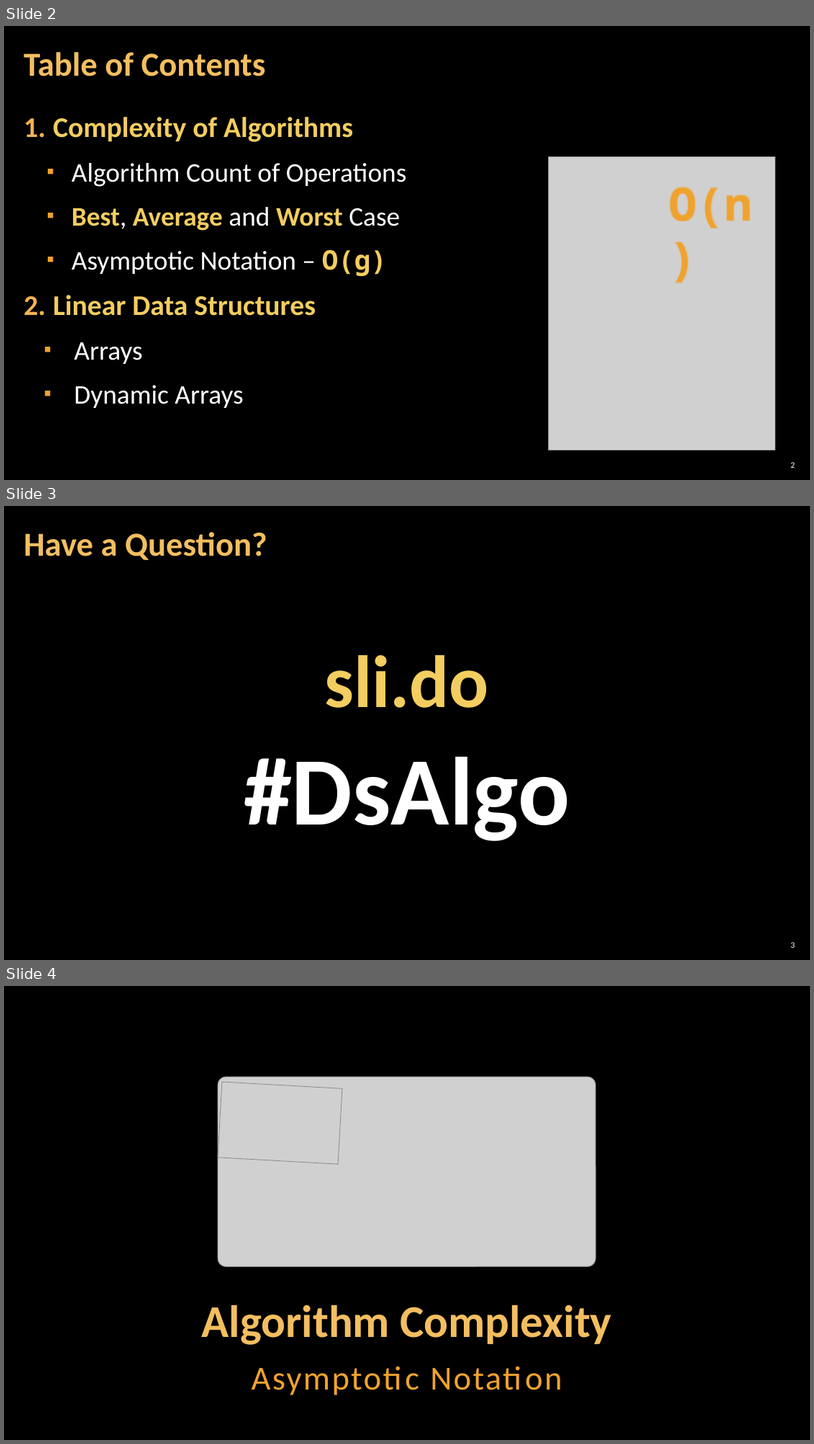
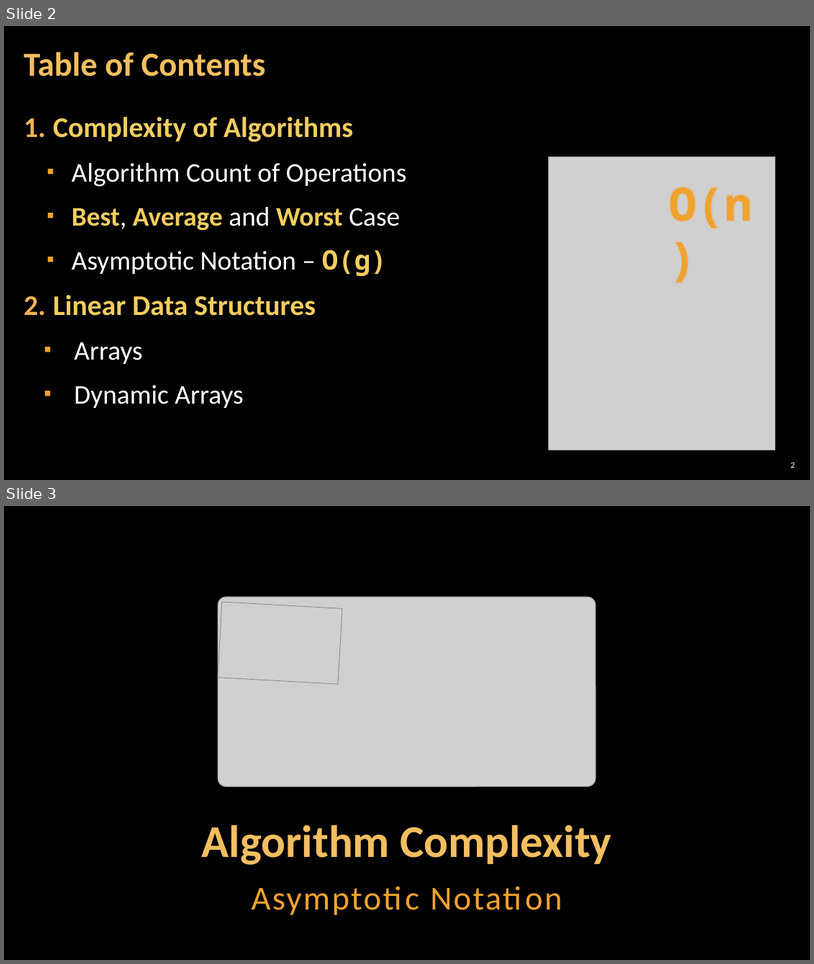
Before and after one commit to tormibg/SoftUni, a slide deck: Exercise/Data Structures/01.Linear_Lists/01. Data-Structures-Linear-DS-Lists-and-Complexity.pptx. Shown one above the other, each under a label of ours: slides 2, 3 and 4 before the commit, slides 2 and 3 after it. The pictures are 814x1444 and 814x964 pixels, drawn with LibreOffice and Linux fonts; fonts in the diff are those of the drawing; grey boxes stand for pictures; background and template pictures are left out. Boxes give left, top, right and bottom in pixels: in the first picture for what was removed or moved away, otherwise in the second. Text is boxed around its words. In the diff, an @@ line names an element or a change of style, - is before the commit and + after.

```diff
--- a/Exercise/Data Structures/01.Linear_Lists/01. Data-Structures-Linear-DS-Lists-and-Complexity.pptx
+++ b/Exercise/Data Structures/01.Linear_Lists/01. Data-Structures-Linear-DS-Lists-and-Complexity.pptx
@@ slide 3 removed at [4,506,810,960], background picture (left out) @@
@@ title removed at [23,532,268,560] @@
-Have a Question?
@@ text removed at [244,655,570,841] @@
-sli.do
-#DsAlgo
@@ page number removed at [791,942,795,947] @@
-3
@@ what was slide 4 is now slide 3 @@
```
Also in this commit, not shown: 6 other files.
